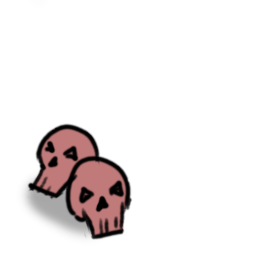
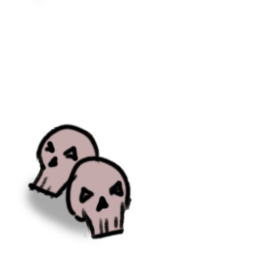
Two versions of the same layered image (256x256). Layer-by-layer changes:
painted on "Paint Layer 7" over [32, 127, 127, 237]
painted on "Colorize Mask 1" over [32, 127, 127, 237]
painted on "Paint Layer 8" over [32, 127, 127, 237]
